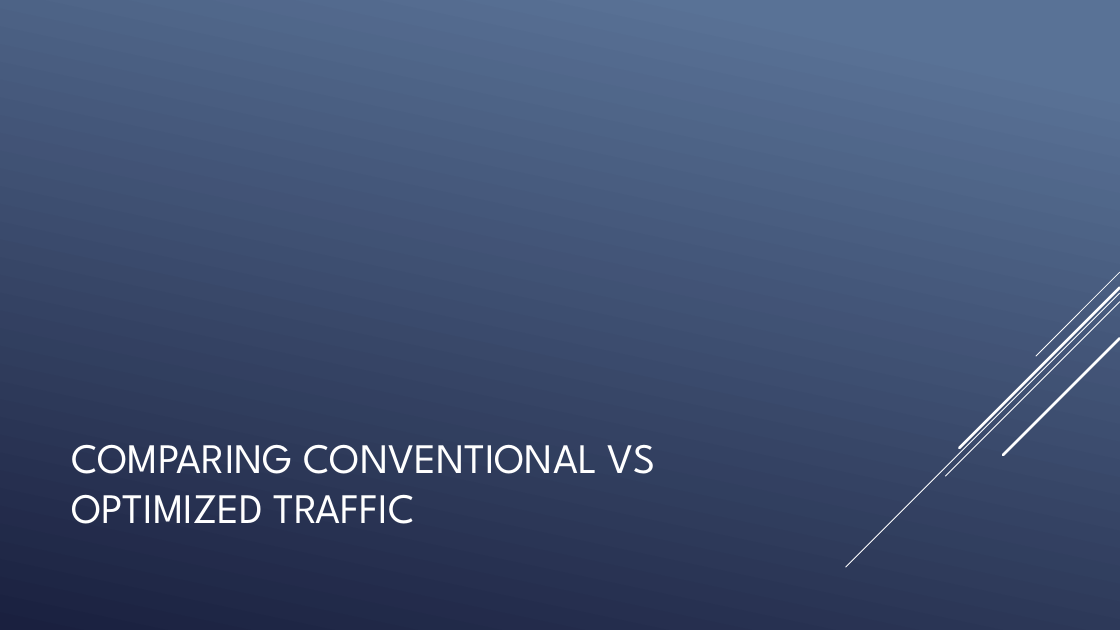
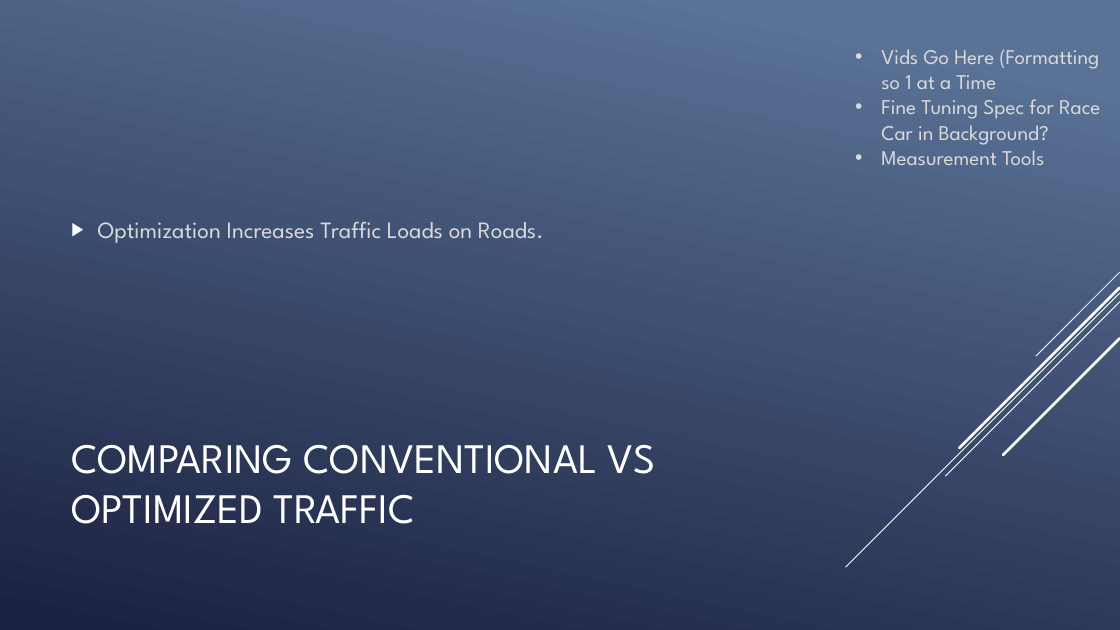
Before and after one commit to joel31245/JoelC_VAC_TrafficFlowFinal, a slide deck: slide 15 of doc/TrafficFlow1Presentation.pptx (slide 16 before the commit). Drawn at 1120x630 pixels with LibreOffice and Linux fonts; fonts in the diff are those of the drawing. Boxes give left, top, right and bottom in pixels: in the first picture for what was removed or moved away, otherwise in the second. Text is boxed around its words. In the diff, an @@ line names an element or a change of style, - is before the commit and + after.

```diff
--- a/doc/TrafficFlow1Presentation.pptx
+++ b/doc/TrafficFlow1Presentation.pptx
@@ text added at (x1=881, y1=49, x2=1100, y2=165), 18 pt, text #D9D9D9 @@
+• Vids Go Here (Formatting so 1 at a Time
+• Fine Tuning Spec for Race Car in Background?
+• Measurement Tools
@@ text added at (x1=98, y1=221, x2=544, y2=243), 20 pt, text #D9D9D9 @@
+▶ Optimization Increases Traffic Loads on Roads.
```
Also in this commit, not shown: 12 other slides changed, 4 slides added, 4 slides removed, 3 other files.
